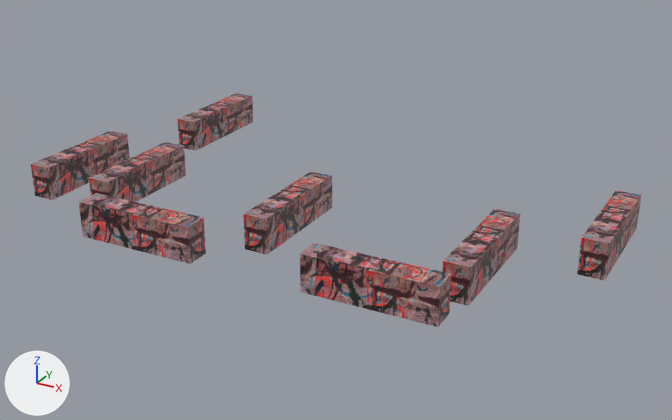
A saved change to the OBJ model data/decor2.obj.
Both versions are drawn from a 50 mm camera at (28501.0, -56074.0, 21462.0) aimed at (2473.0, -8751.0, -2200.0). The axes (+X, +Y, +Z) are drawn at lower left. The lights are the same throughout. Where no turn or scale is listed for an object, it has been applied to the vertices.
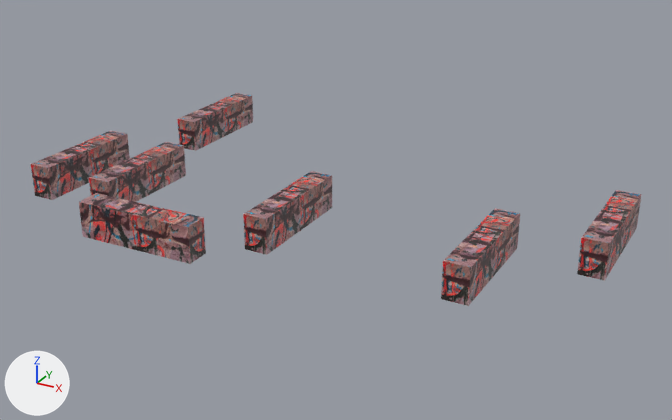
The change, as a diff of the scene's bpy script:
```diff
--- a/data/decor2.obj.py
+++ b/data/decor2.obj.py
@@ ob_cube_033 @@
-ob_cube_033 = bpy.data.objects.new('Cube.033', me_cube_033)
-ob_cube_033.location = (0.0, 0.0, 0.0)
```

What differs and where, as boxes [x1, y1, x2, y2] in the pictures (672 x 420 px):
'Cube.033', deleted (brown)
    before: [300, 243, 452, 327]
